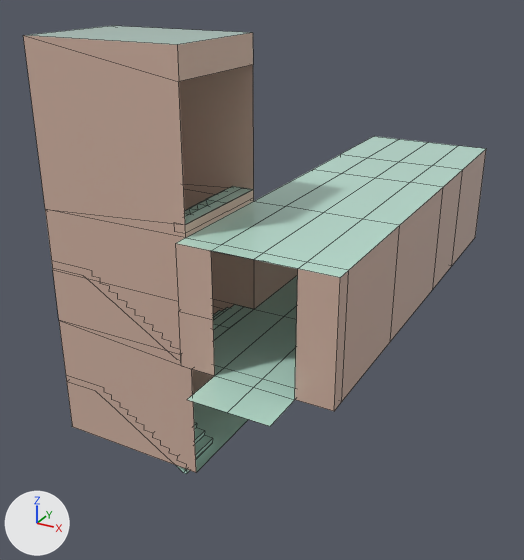
An edit to the FBX model meshes/LevelGeo/SM_geo_MaintenanceCorridor.fbx, drawn before and after from the same camera.
One viewpoint serves both versions: a 50 mm camera at (6.69, -17.69, 8.49) aimed at (-2.27, -1.39, 0.34). Lighting does not change. The marker at lower left points along +X, +Y and +Z. The picture after the commit comes second. Mesh edges are drawn as thin lines. Objects named as collision shapes, trigger or cutter boxes, shadow casters or lower levels of detail are left out. Where no turn or scale is listed for an object, it has been applied to the vertices. Vertices at exactly the same position are counted once.

The first picture shows 'MaintenanceCorridor'.
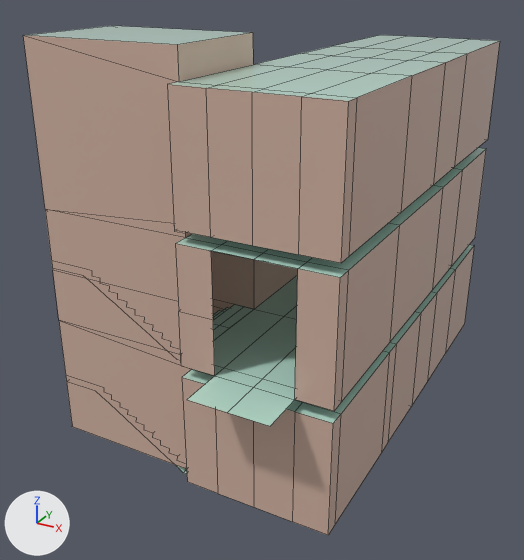
What differs and where, as boxes [x1, y1, x2, y2] in the pictures (524 x 560 px):
'MaintenanceCorridor', reshaped (14% taller)
    before: [23, 26, 486, 474]
    after: [23, 26, 500, 535]
part 1 of me_mesh_017, added
    after: [182, 245, 474, 535]
part 2 of me_mesh_017, added
    after: [167, 35, 500, 263]

The edits, one by one:
me_mesh_017 is used by ob_maintenancecorridor; location (0.0, 0.0, 0.0).
me_mesh_017 had 422 vertices, 351 faces and spanned x -6.0..1.9, y -7.0..5.9, z -3.45..7.0.
me_mesh_017 now has 558 vertices, 478 faces and spans x -6.0..1.9, y -7.0..5.9, z -3.45..7.0.
me_mesh_017 part 1: a new loose piece of 80 vertices spanning x -1.9..1.9, y -5.9..5.9, z -3.3..-0.3.
Part 2, on me_mesh_017:
8 vertices are added at x -1.0..0.0, y -5.5..-2.5, z 3.3..6.3.
6 new vertices lie (0.0, 2.5, 0.0) away from vertices in x -1.9..0.0, y -2.5, z 3.3..6.3.
6 new vertices lie (1.0, 0.0, 0.0) away from vertices in x 0.0, y -5.5..0.0, z 3.3..6.3.
8 new vertices lie (0.0, 2.0, 0.0) away from vertices in x -1.9..1.0, y 0.0, z 3.3..6.3.
8 new vertices lie (0.9, 0.0, 0.0) away from vertices in x 1.0, y -5.5..2.0, z 3.3..6.3.
10 new vertices lie (0.0, 3.9, 0.0) away from vertices in x -1.9..1.9, y 2.0, z 3.3..6.3.
10 new vertices lie (0.0, -0.4, 0.0) away from vertices in x -1.9..1.9, y -5.5, z 3.3..6.3.
40 new faces join them, mat_mata (green #bce3d4).
14 new faces join them, mat_matb (beige #d1b2a2).
